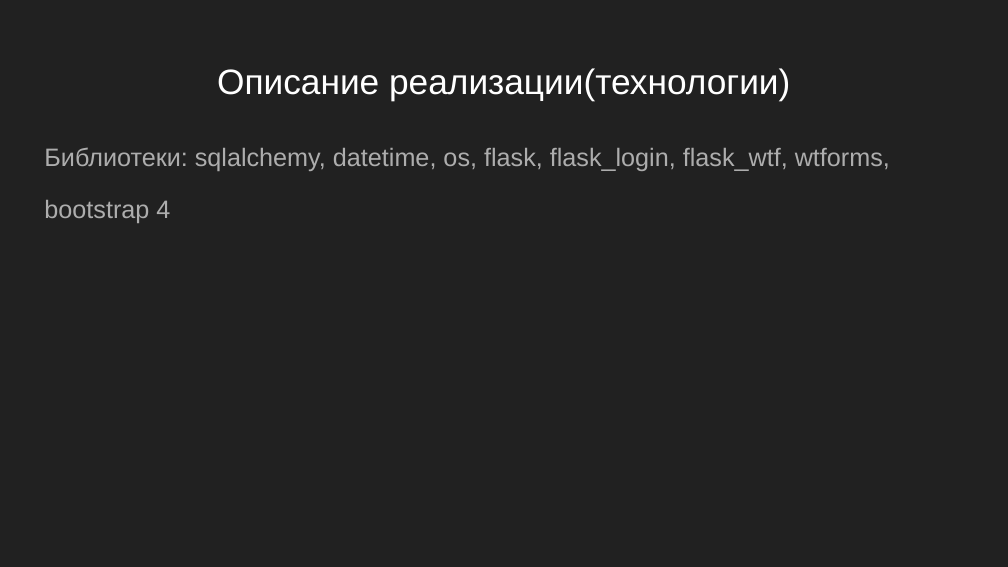
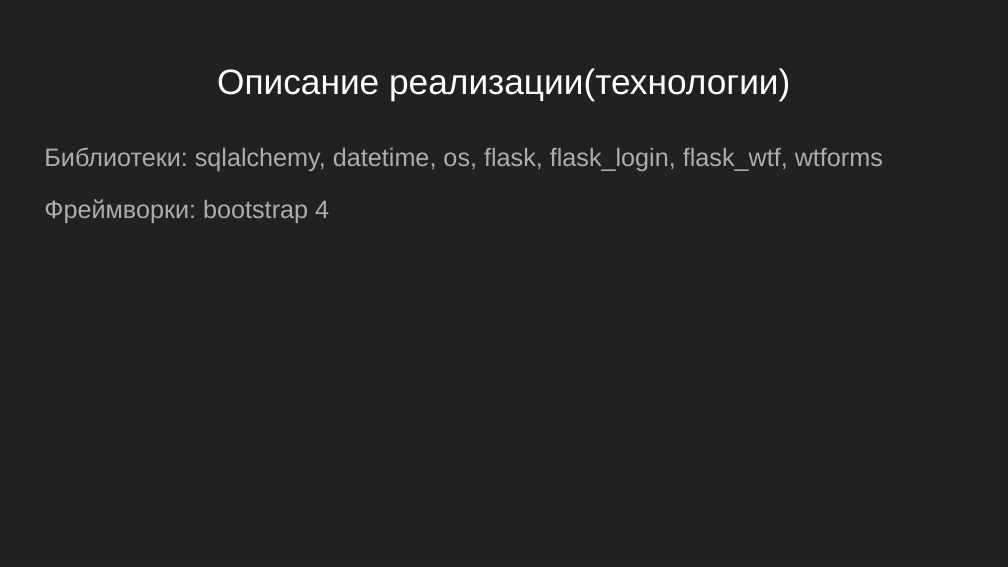
Before and after one commit to e1ay/site, a slide deck: slide 4 of 1.pptx. Drawn at 1008x567 pixels with LibreOffice and Linux fonts; fonts in the diff are those of the drawing. Boxes give left, top, right and bottom in pixels: in the first picture for what was removed or moved away, otherwise in the second. Text is boxed around its words. In the diff, an @@ line names an element or a change of style, - is before the commit and + after.

Commit message:
done2

```diff
--- a/1.pptx
+++ b/1.pptx
@@ text at (x1=44, y1=147, x2=883, y2=223): text changed @@
-Библиотеки: sqlalchemy, datetime, os, flask, flask_login, flask_wtf, wtforms,
-bootstrap 4
+Библиотеки: sqlalchemy, datetime, os, flask, flask_login, flask_wtf, wtforms
+Фреймворки: bootstrap 4
```
Also in this commit, not shown: 2 other slides changed, 1 slide removed.
